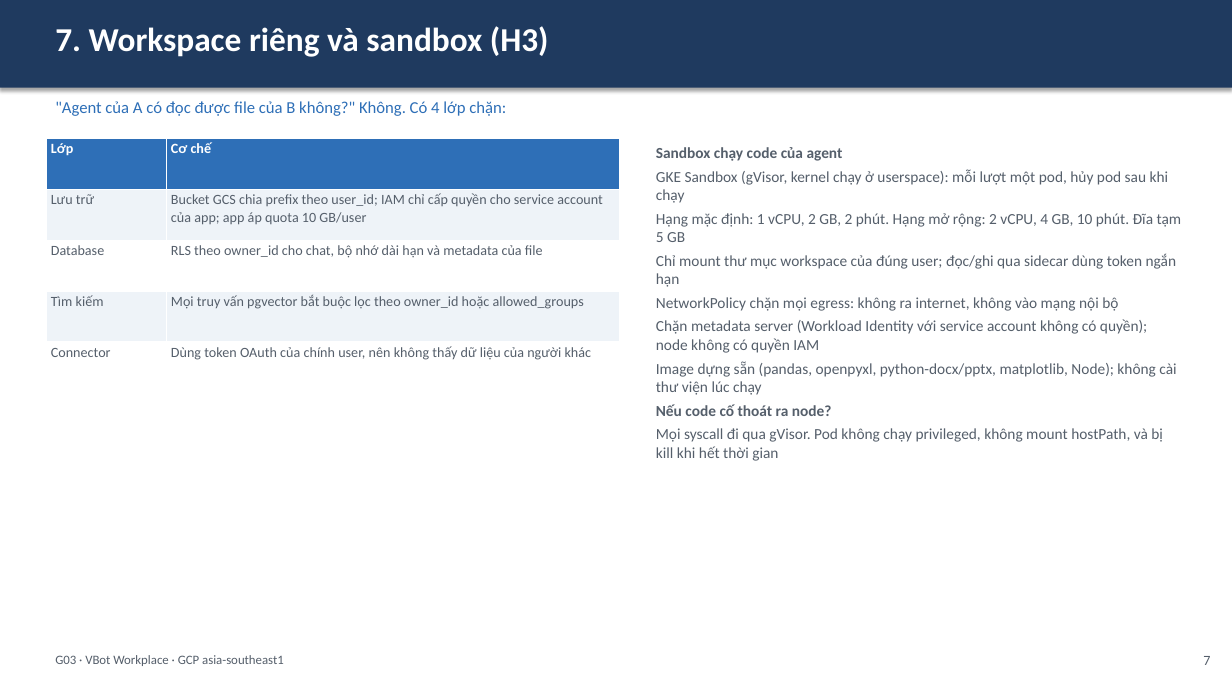
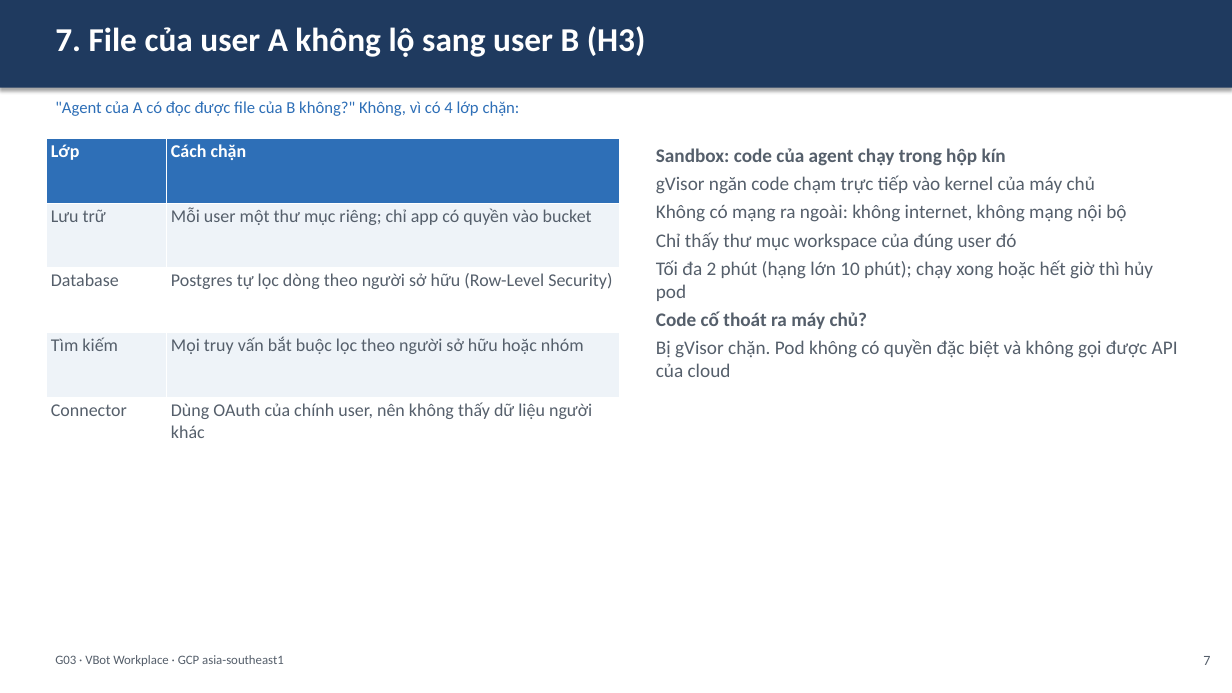
Before and after one commit to anhltsefpt/VBot-production-capstone, a slide deck: slide 9 of anh-le/G03_slide.pptx (slide 8 before the commit). Drawn at 1232x693 pixels with LibreOffice and Linux fonts; fonts in the diff are those of the drawing. Boxes give left, top, right and bottom in pixels: in the first picture for what was removed or moved away, otherwise in the second. Text is boxed around its words. In the diff, an @@ line names an element or a change of style, - is before the commit and + after.

```diff
--- a/anh-le/G03_slide.pptx
+++ b/anh-le/G03_slide.pptx
@@ text at (55, 26, 646, 57): text changed @@
-7. Workspace riêng và sandbox (H3)
+7. File của user A không lộ sang user B (H3)
@@ text at (55, 101, 520, 116): text changed @@
-"Agent của A có đọc được file của B không?" Không. Có 4 lớp chặn:
+"Agent của A có đọc được file của B không?" Không, vì có 4 lớp chặn:
@@ table at (46, 139, 619, 462) @@
-row 1, column 2: Cơ chế
+row 1, column 2: Cách chặn
-row 2, column 2: Bucket GCS chia prefix theo user_id; IAM chỉ cấp quyền cho service account của app; app áp quota 10 GB/user
+row 2, column 2: Mỗi user một thư mục riêng; chỉ app có quyền vào bucket
-row 3, column 2: RLS theo owner_id cho chat, bộ nhớ dài hạn và metadata của file
+row 3, column 2: Postgres tự lọc dòng theo người sở hữu (Row-Level Security)
-row 4, column 2: Mọi truy vấn pgvector bắt buộc lọc theo owner_id hoặc allowed_groups
+row 4, column 2: Mọi truy vấn bắt buộc lọc theo người sở hữu hoặc nhóm
-row 5, column 2: Dùng token OAuth của chính user, nên không thấy dữ liệu của người khác
+row 5, column 2: Dùng OAuth của chính user, nên không thấy dữ liệu người khác
@@ size 11 to 14 pt in "Lớp", "Lưu trữ", "Database", "Tìm kiếm" and 1 more places @@
@@ text at (656, 148, 1178, 377): text changed; size 12 to 15 pt @@
-Sandbox chạy code của agent
-GKE Sandbox (gVisor, kernel chạy ở userspace): mỗi lượt một pod, hủy pod sau khi chạy
-Hạng mặc định: 1 vCPU, 2 GB, 2 phút. Hạng mở rộng: 2 vCPU, 4 GB, 10 phút. Đĩa tạm 5 GB
-Chỉ mount thư mục workspace của đúng user; đọc/ghi qua sidecar dùng token ngắn hạn
-NetworkPolicy chặn mọi egress: không ra internet, không vào mạng nội bộ
-Chặn metadata server (Workload Identity với service account không có quyền); node không có quyền IAM
-Image dựng sẵn (pandas, openpyxl, python-docx/pptx, matplotlib, Node); không cài thư viện lúc chạy
-Nếu code cố thoát ra node?
-Mọi syscall đi qua gVisor. Pod không chạy privileged, không mount hostPath, và bị kill khi hết thời gian
+Sandbox: code của agent chạy trong hộp kín
+gVisor ngăn code chạm trực tiếp vào kernel của máy chủ
+Không có mạng ra ngoài: không internet, không mạng nội bộ
+Chỉ thấy thư mục workspace của đúng user đó
+Tối đa 2 phút (hạng lớn 10 phút); chạy xong hoặc hết giờ thì hủy pod
+Code cố thoát ra máy chủ?
+Bị gVisor chặn. Pod không có quyền đặc biệt và không gọi được API của cloud
```
Also in this commit, not shown: 11 other slides changed, 4 slides added, 1 slide removed, 2 other files.
